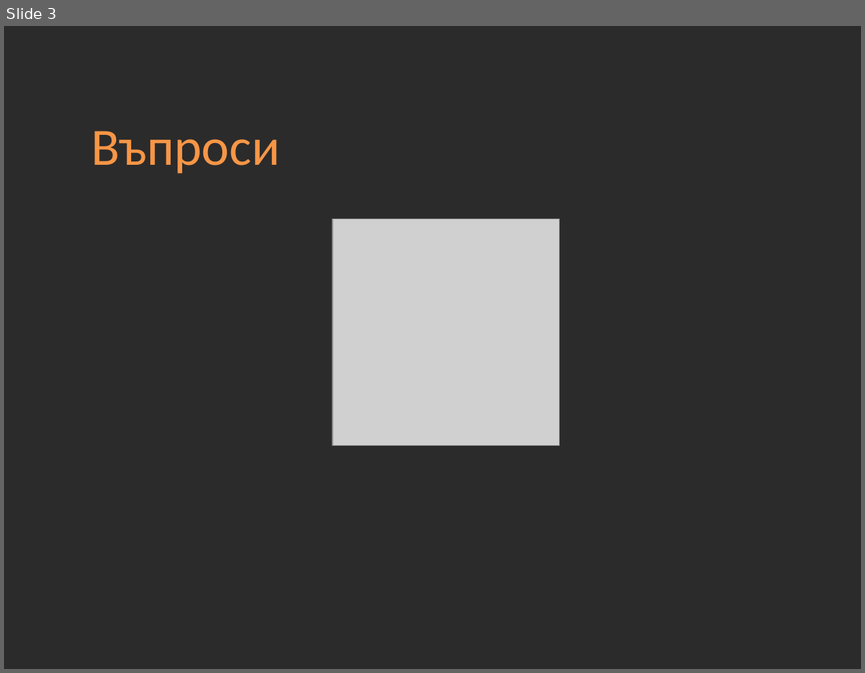
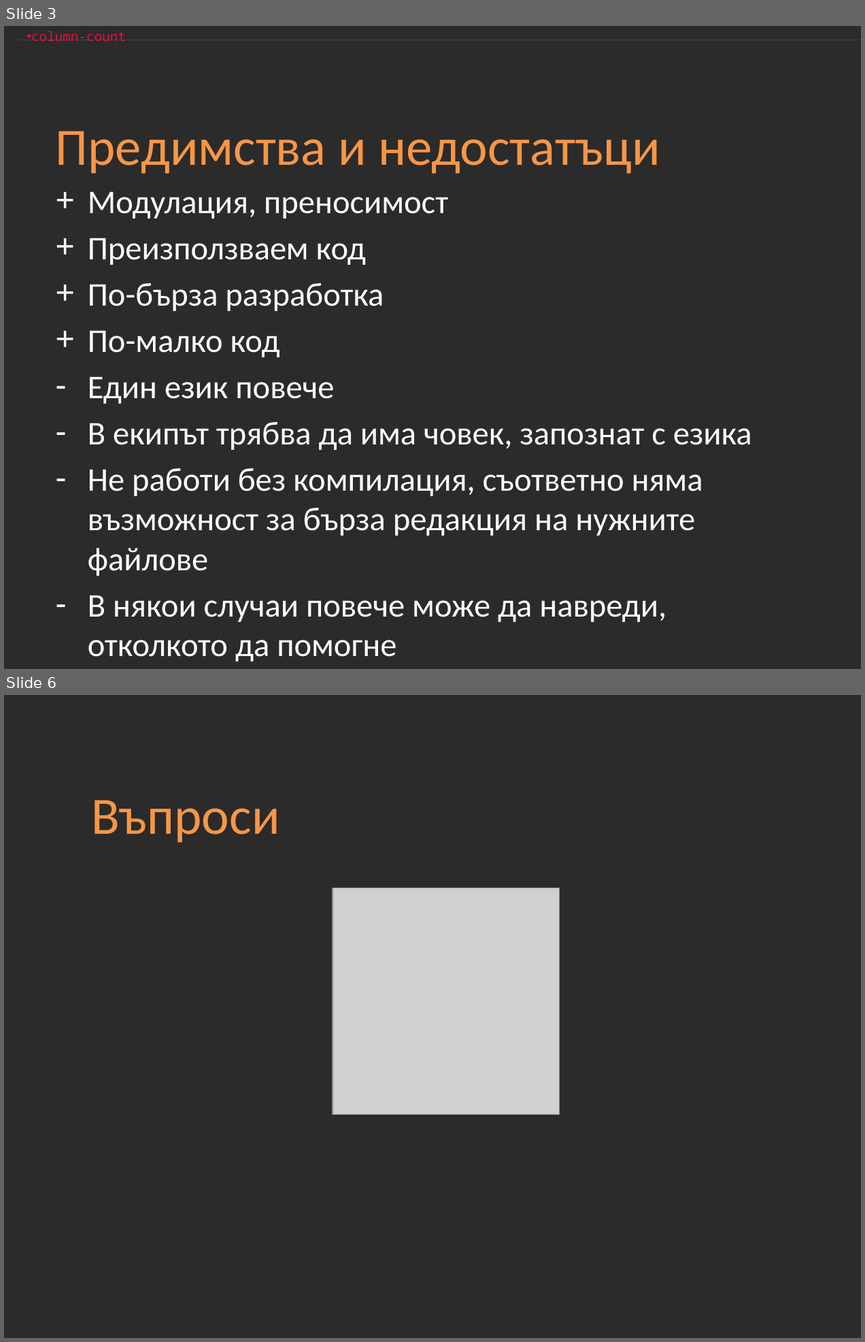
Before and after one commit to Academy-Soft-Intellect/Front-End-Course, a slide deck: 06-LESS.pptx. Shown one above the other, each under a label of ours: slide 3 before the commit, slides 3 and 6 after it; the slides between them are not shown. The pictures are 865x673 and 865x1342 pixels, drawn with LibreOffice and Linux fonts; fonts in the diff are those of the drawing; grey boxes stand for pictures; background and template pictures are left out; a plain dark background stands for a picture behind light text. Boxes give left, top, right and bottom in pixels: in the first picture for what was removed or moved away, otherwise in the second. Text is boxed around its words. In the diff, an @@ line names an element or a change of style, - is before the commit and + after.

```diff
--- a/06-LESS.pptx
+++ b/06-LESS.pptx
@@ slide 3 added at [4,26,861,669], background picture (left out) @@
@@ text added at [31,31,126,41], 11 pt, text #DC143C @@
+• column-count
@@ title added at [56,131,660,174], 44 pt, text #F79646 @@
+Предимства и недостатъци
@@ text added at [88,191,752,661], 27.8 pt, text #FFFFFF @@
++ Модулация, преносимост
++ Преизползваем код
++ По-бърза разработка
++ По-малко код
+– Един език повече
+– В екипът трябва да има човек, запознат с езика
+– Не работи без компилация, съответно няма възможност за бърза редакция на нужните файлове
+– В някои случаи повече може да навреди, отколкото да помогне
@@ what was slide 3 is now slide 6 @@
```
Also in this commit, not shown: 2 slides changed, 2 other slides added, 2 other files.
